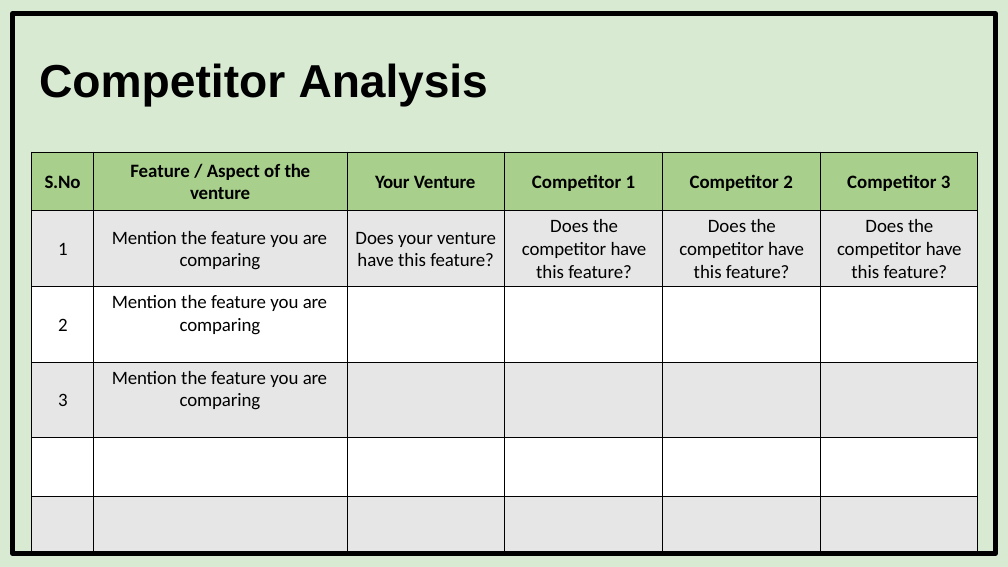
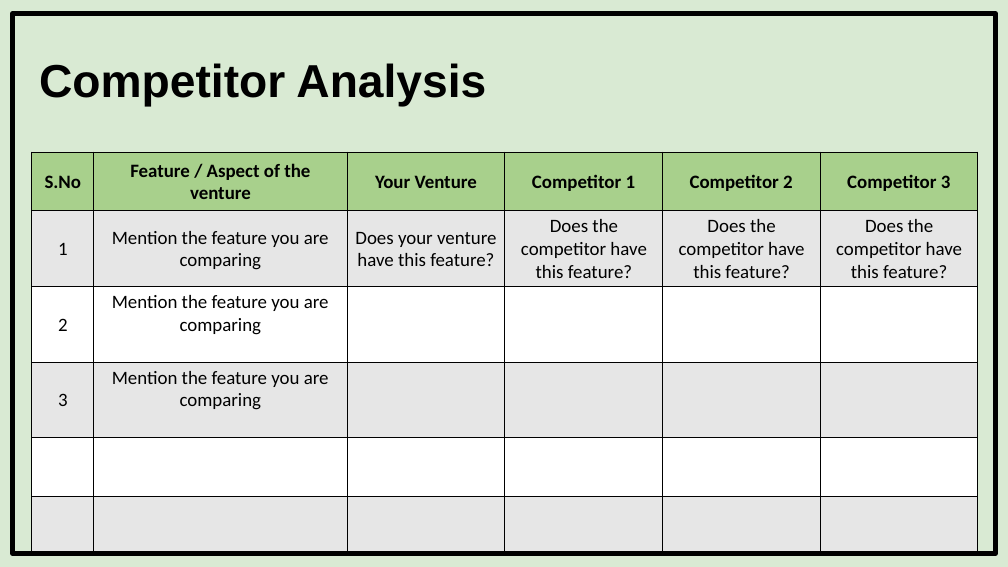
Before and after one commit to Wraptron/incubation-frontend, a slide deck: slide 7 of public/Nirmaan Sample Pitchdeck.pptx. Drawn at 1008x567 pixels with LibreOffice and Linux fonts; fonts in the diff are those of the drawing. Boxes give left, top, right and bottom in pixels: in the first picture for what was removed or moved away, otherwise in the second. Text is boxed around its words. In the diff, an @@ line names an element or a change of style, - is before the commit and + after.

```diff
--- a/public/Nirmaan Sample Pitchdeck.pptx
+++ b/public/Nirmaan Sample Pitchdeck.pptx
@@ title "Competitor Analysis" at (x1=39, y1=63, x2=486, y2=107): letter spacing -0.1 to 0 pt in "Analysis"; less space between paragraphs @@
@@ text "Your Venture" at (x1=375, y1=175, x2=477, y2=188): letter spacing -0.2 to 0 pt in "Your"; letter spacing -0.1 to 0 pt in "Venture"; less space between paragraphs @@
@@ text "Does your venture have this ..." at (x1=355, y1=232, x2=496, y2=266): letter spacing -0.1 to 0 pt in "venture feature?"; less space between paragraphs @@
@@ letter spacing -0.2 to 0 pt in "the have"; letter spacing -0.1 to 0 pt in "competitor feature?"; less space between paragraphs in 3 elements at (x1=521, y1=219, x2=646, y2=278), (x1=679, y1=219, x2=804, y2=278), (x1=836, y1=219, x2=962, y2=278) @@
@@ letter spacing -0.1 to 0 pt in "Mention feature comparing"; letter spacing -0.2 to 0 pt in "are"; less space between paragraphs in 3 elements at (x1=112, y1=231, x2=329, y2=270), (x1=112, y1=295, x2=329, y2=335), (x1=112, y1=371, x2=329, y2=410) @@
```
Also in this commit, not shown: 11 other slides changed, 8 other files.
